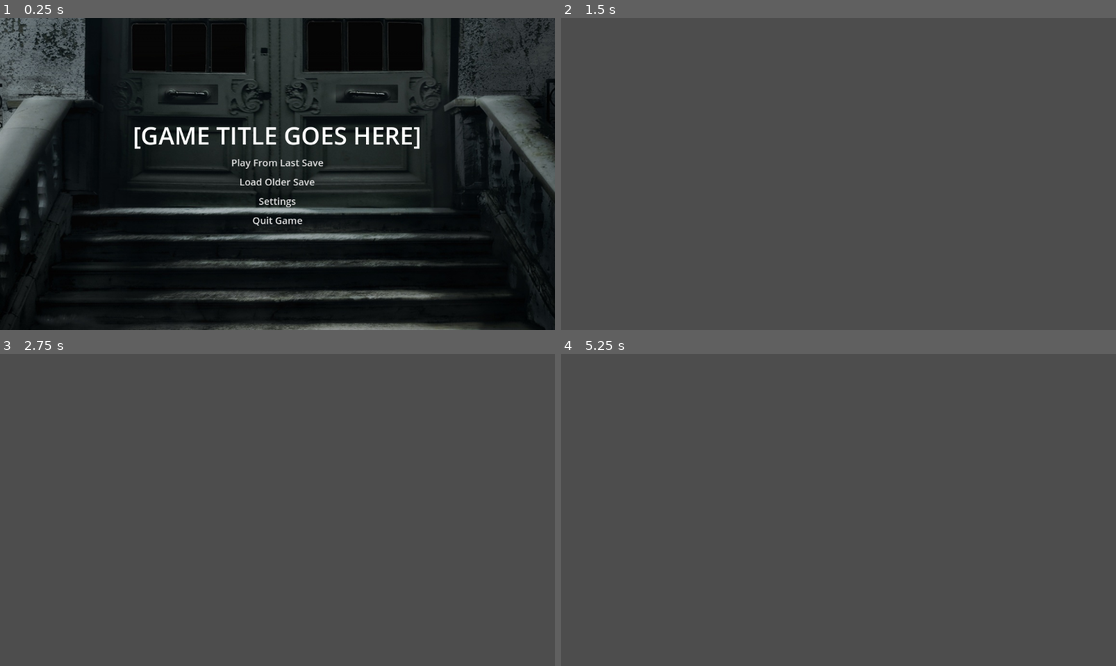
Above: before the commit, frames 1-4 (two rows, left to right).
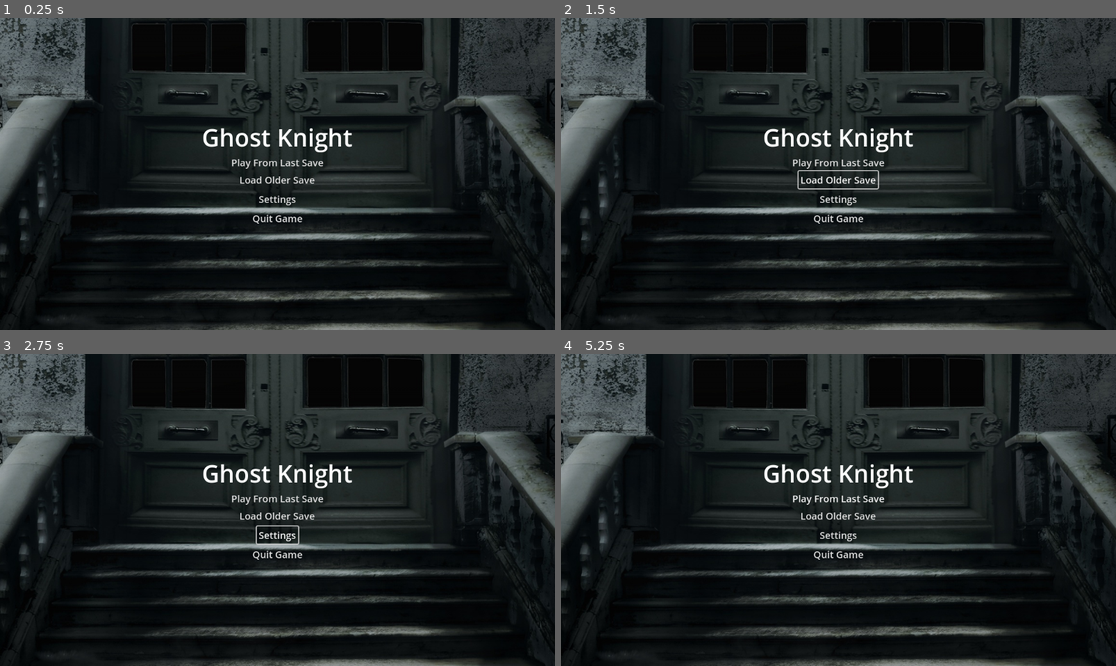
Above: after the commit, the same moments.

Repository: michaelfournier064/Ghost-Knight
Game: Godot game, scene res://Scenes/titleScreen.tscn
Two runs of this game, one before a commit and one after it. Both use one fixed random seed, a clock stepped at 60 frames per second and the inputs below.
Inputs (mouse positions are in pixels of both pictures, inside the frame that each line leads up to):
- Up to frame 1 (0.25 s): no input
- Up to frame 2 (1.5 s): click "Play From Last Save" at 0.5 s; click (838, 180) at 1.25 s, where only the run after the commit has a clickable "Load Older Save"
- Up to frame 3 (2.75 s): click (277, 534) at 2 s, where only the run after the commit has a clickable "Settings"
- Up to frame 4 (5.25 s): move the mouse to (960, 494) at 2.77 s; hold Right (ui_right) 2.78-3.53 s; click (960, 494) at 2.92 s; move the mouse to (727, 525) at 3.52 s; hold Down (ui_down) 3.53-4.28 s; click (727, 525) at 3.67 s; move the mouse to (894, 441) at 4.27 s; hold Right (ui_right) 4.28-5.03 s; click (894, 441) at 4.42 s; move the mouse to (810, 572) at 5.02 s; hold Up (ui_up) from 5.03 s (still down); click (810, 572) at 5.17 s

The runs differ from the first frame. In frame 1, 2.1% of the frame differs, in the area x 24-76%, y 34-67%; in frame 2, 92%; in frame 3, 92%; in frame 4, 92%, in the area x 0-100%, y 0-100%.

Commit message:
feat(TitleScreen): Buttons clickable area is now only as far as the text of the label extends.

Diff:
--- /dev/null
+++ b/Code/customButton.gd
@@ -0,0 +1,52 @@
+extends Control
+@export var text: String = "Button"
+@export var font: Font
+
+signal custom_pressed
+
+var label: Label
+
+func _ready() -> void:
+	print("CustomButton _ready() called")
+	# Create and configure the label.
+	label = Label.new()
+	label.text = text
+	if font:
+		label.add_theme_font_override("font", font)
+	else:
+		var default_font = get_theme_font("font")
+		if default_font:
+			label.add_theme_font_override("font", default_font)
+		else:
+			print("Warning: No default theme font found.")
+	add_child(label)
+
+	# Compute the text size using the effective font.
+	var effective_font = font if font != null else get_theme_font("font")
+	if effective_font == null:
+		push_error("No effective font available for CustomButton!")
+		return
+	var text_size: Vector2 = effective_font.get_string_size(text)
+
+	# Set the label's size to match exactly the size the text takes up.
+	label.rect_min_size = text_size
+	label.rect_size = text_size
+
+	# Center the label inside this control by setting anchors and pivot_offset.
+	label.anchor_left = 0.5
+	label.anchor_top = 0.5
+	label.anchor_right = 0.5
+	label.anchor_bottom = 0.5
+	label.pivot_offset = text_size / 2.0
+
+	# Set this control's minimum size to match the label's text size.
+	self.custom_minimum_size = text_size
+
+func _gui_input(event: InputEvent) -> void:
+	if event is InputEventMouseButton and event.pressed and event.button_index == MOUSE_BUTTON_LEFT:
+		var local_mouse: Vector2 = get_local_mouse_position()
+		# Use the label's own position and size to determine the clickable area.
+		var clickable_rect: Rect2 = Rect2(label.rect_position, label.rect_size)
+		if clickable_rect.has_point(local_mouse):
+			emit_signal("custom_pressed")
+			event.accept()
--- /dev/null
+++ b/Code/quitGame.gd
@@ -0,0 +1,8 @@
+extends Button
+
+func _ready() -> void:
+	# Connect the pressed signal to our custom method.
+	self.pressed.connect(_on_quit_button_pressed)
+
+func _on_quit_button_pressed() -> void:
+	get_tree().quit()
--- /dev/null
+++ b/Code/titleScreen.gd
@@ -0,0 +1,44 @@
+extends Control
+
+@onready var background_music: AudioStreamPlayer = $BackgroundMusic
+@onready var v_box_container: VBoxContainer = $MarginContainer/VBoxContainer
+@onready var game_title: Label = $MarginContainer/VBoxContainer/gameTitle
+# Assuming you’ve replaced standard Buttons with your custom button scenes
+@onready var play: Control = $MarginContainer/VBoxContainer/PlayButton
+@onready var load_button: Control = $MarginContainer/VBoxContainer/LoadButton
+@onready var settings: Control = $MarginContainer/VBoxContainer/SettingsButton
+@onready var quit: Control = $MarginContainer/VBoxContainer/QuitButton
+@onready var click_sound: AudioStreamPlayer = $clickSound
+
+func _ready() -> void:
+	# Adjust game title size.
+	game_title.add_theme_font_size_override("font_size", 50)
+
+	# Connect signals using Callables.
+	play.connect("pressed", Callable(self, "_on_play_pressed"))
+	load_button.connect("pressed", Callable(self, "_on_load_pressed"))
+	settings.connect("pressed", Callable(self, "_on_settings_pressed"))
+	quit.connect("pressed", Callable(self, "_on_quit_pressed"))
+
+	# Optionally, connect mouse_entered signals for playing a click sound.
+	play.connect("mouse_entered", Callable(self, "_on_button_mouse_entered"))
+	load_button.connect("mouse_entered", Callable(self, "_on_button_mouse_entered"))
+	settings.connect("mouse_entered", Callable(self, "_on_button_mouse_entered"))
+	quit.connect("mouse_entered", Callable(self, "_on_button_mouse_entered"))
+
+func _on_play_pressed() -> void:
+	print("Play button pressed.")
+
+func _on_load_pressed() -> void:
+	print("Load button pressed.")
+
+func _on_settings_pressed() -> void:
+	print("Settings button pressed.")
+
+func _on_quit_pressed() -> void:
+	get_tree().quit()
+
+func _on_button_mouse_entered() -> void:
+	if click_sound.playing:
+		click_sound.stop()
+	click_sound.play()
--- a/Code/title_screen.gd
+++ /dev/null
@@ -1,35 +0,0 @@
-extends Control
-
-@onready var v_box_container: VBoxContainer = $MarginContainer/VBoxContainer
-@onready var game_title: Label = $MarginContainer/VBoxContainer/gameTitle
-@onready var play: Button = $MarginContainer/VBoxContainer/play
-@onready var load: Button = $MarginContainer/VBoxContainer/load
-@onready var settings: Button = $MarginContainer/VBoxContainer/settings
-@onready var quit: Button = $MarginContainer/VBoxContainer/quit
-
-func _ready() -> void:
-	# Adjust game title size
-	game_title.add_theme_font_size_override("font_size", 50)
-	# Adjust button font sizes
-	play.add_theme_font_size_override("font_size", 20)
-	load.add_theme_font_size_override("font_size", 20)
-	settings.add_theme_font_size_override("font_size", 20)
-	quit.add_theme_font_size_override("font_size", 20)
-
-	# Connect button signals
-	play.pressed.connect(_on_play_pressed)
-	load.pressed.connect(_on_load_pressed)
-	settings.pressed.connect(_on_settings_pressed)
-	quit.pressed.connect(_on_quit_pressed)
-
-func _on_play_pressed() -> void:
-	get_tree().change_scene_to_file("res://Scenes/player.tscn")
-
-func _on_load_pressed() -> void:
-	print("Load button pressed.")
-
-func _on_settings_pressed() -> void:
-	print("Settings button pressed.")
-
-func _on_quit_pressed() -> void:
-	get_tree().quit()
--- /dev/null
+++ b/Scenes/CustomButton.tscn
@@ -0,0 +1,9 @@
+[gd_scene load_steps=2 format=3 uid="uid://cym2n8ot4575o"]
+
+[ext_resource type="Script" uid="uid://c570phga3f6lr" path="res://Code/customButton.gd" id="1"]
+
+[node name="CustomButton" type="Control"]
+custom_minimum_size = Vector2(100, 30)
+layout_mode = 3
+anchors_preset = 0
+script = ExtResource("1")
--- a/Scenes/titleScreen.tscn
+++ b/Scenes/titleScreen.tscn
@@ -1,7 +1,55 @@
-[gd_scene load_steps=3 format=3 uid="uid://drja3i82khked"]
+[gd_scene load_steps=5 format=3 uid="uid://hjixmihtvesy"]
 
-[ext_resource type="Script" path="res://Code/title_screen.gd" id="1_u3bu6"]
 [ext_resource type="Texture2D" uid="uid://8868ej6g8bqb" path="res://Assets/haunted-house-1603186638OAd.jpg" id="2_jmir7"]
+[ext_resource type="AudioStream" uid="uid://dw3jm70ayjkhb" path="res://Assets/horror-background-music-302076.mp3" id="3_j2hnd"]
+[ext_resource type="AudioStream" uid="uid://djcndhdv4wq52" path="res://Assets/click_sound.mp3" id="4_clicksound"]
+
+[sub_resource type="GDScript" id="1"]
+script/source = "extends Control
+
+@onready var background_music: AudioStreamPlayer = $backgroundMusic
+@onready var click_sound: AudioStreamPlayer = $clickSound
+@onready var v_box_container: VBoxContainer = $MarginContainer/VBoxContainer
+@onready var game_title: Label = $MarginContainer/VBoxContainer/gameTitle
+@onready var play: Button = $MarginContainer/VBoxContainer/play
+@onready var load_button: Button = $MarginContainer/VBoxContainer/load_button
+@onready var settings: Button = $MarginContainer/VBoxContainer/settings
+@onready var quit: Button = $MarginContainer/VBoxContainer/quit
+
+func _ready() -> void:
+	# Adjust game title size
+	game_title.add_theme_font_size_override(\"font_size\", 50)
+	# Adjust button font sizes
+	play.add_theme_font_size_override(\"font_size\", 20)
+	load_button.add_theme_font_size_override(\"font_size\", 20)
+	settings.add_theme_font_size_override(\"font_size\", 20)
+	quit.add_theme_font_size_override(\"font_size\", 20)
+
+	# Remove button styles for a flat appearance
+	var empty_style := StyleBoxEmpty.new()
+	play.add_theme_stylebox_override(\"normal\", empty_style)
+	play.add_theme_stylebox_override(\"hover\", empty_style)
+	play.add_theme_stylebox_override(\"pressed\", empty_style)
+	play.add_theme_stylebox_override(\"focus\", empty_style)
+
+func _on_play_pressed() -> void:
+	await get_tree().create_timer(0.1).timeout  # Short delay for button sound
+	print(\"Play button pressed.\")
+
+func _on_load_pressed() -> void:
+	print(\"Load button pressed.\")
+
+func _on_settings_pressed() -> void:
+	print(\"Settings button pressed.\")
+
+func _on_quit_pressed() -> void:
+	get_tree().quit()
+
+func _on_button_mouse_entered() -> void:
+	if click_sound.playing:
+		click_sound.stop()
+	click_sound.play()
+"
 
 [node name="titleScreen" type="Control"]
 layout_mode = 3
@@ -12,7 +60,7 @@
 anchor_bottom = 0.5
 grow_horizontal = 2
 grow_vertical = 2
-script = ExtResource("1_u3bu6")
+script = SubResource("1")
 
 [node name="MarginContainer" type="MarginContainer" parent="."]
 layout_mode = 1
@@ -40,31 +88,48 @@
 [node name="gameTitle" type="Label" parent="MarginContainer/VBoxContainer"]
 layout_mode = 2
 theme_override_font_sizes/font_size = 40
-text = "[GAME TITLE GOES HERE]"
+text = "Ghost Knight"
 horizontal_alignment = 1
 
 [node name="play" type="Button" parent="MarginContainer/VBoxContainer"]
 layout_mode = 2
+size_flags_horizontal = 4
 theme_override_font_sizes/font_size = 20
 text = "Play From Last Save"
 flat = true
 
-[node name="load" type="Button" parent="MarginContainer/VBoxContainer"]
+[node name="load_button" type="Button" parent="MarginContainer/VBoxContainer"]
 layout_mode = 2
+size_flags_horizontal = 4
 text = "Load Older Save"
 flat = true
 
 [node name="settings" type="Button" parent="MarginContainer/VBoxContainer"]
 layout_mode = 2
+size_flags_horizontal = 4
 text = "Settings"
 flat = true
 
 [node name="quit" type="Button" parent="MarginContainer/VBoxContainer"]
 layout_mode = 2
+size_flags_horizontal = 4
 text = "Quit Game"
 flat = true
 
+[node name="backgroundMusic" type="AudioStreamPlayer" parent="."]
+stream = ExtResource("3_j2hnd")
+volume_db = -19.048
+pitch_scale = 0.73
+autoplay = true
+
+[node name="clickSound" type="AudioStreamPlayer" parent="."]
+stream = ExtResource("4_clicksound")
+
+[connection signal="mouse_entered" from="MarginContainer/VBoxContainer/play" to="." method="_on_button_mouse_entered"]
 [connection signal="pressed" from="MarginContainer/VBoxContainer/play" to="." method="_on_play_pressed"]
-[connection signal="pressed" from="MarginContainer/VBoxContainer/load" to="." method="_on_load_pressed"]
+[connection signal="mouse_entered" from="MarginContainer/VBoxContainer/load_button" to="." method="_on_button_mouse_entered"]
+[connection signal="pressed" from="MarginContainer/VBoxContainer/load_button" to="." method="_on_load_pressed"]
+[connection signal="mouse_entered" from="MarginContainer/VBoxContainer/settings" to="." method="_on_button_mouse_entered"]
 [connection signal="pressed" from="MarginContainer/VBoxContainer/settings" to="." method="_on_settings_pressed"]
+[connection signal="mouse_entered" from="MarginContainer/VBoxContainer/quit" to="." method="_on_button_mouse_entered"]
 [connection signal="pressed" from="MarginContainer/VBoxContainer/quit" to="." method="_on_quit_pressed"]
--- a/project.godot
+++ b/project.godot
@@ -11,8 +11,8 @@
 [application]
 
 config/name="Software Engineering Game"
-run/main_scene="res://Scenes/titleScreen.tscn"
-config/features=PackedStringArray("4.3", "Forward Plus")
+run/main_scene="res://Scenes/TitleScreen.tscn"
+config/features=PackedStringArray("4.4", "Forward Plus")
 
 [rendering]
 
Not shown, added: Assets/click_sound.mp3.import
Not shown, added: Assets/horror-background-music-302076.mp3.import
Not shown, added: Code/customButton.gd.uid
Not shown, added: Code/player.gd.uid
Not shown, added: Code/quitGame.gd.uid
Not shown, added: Code/titleScreen.gd.uid
Not shown: 1 places in Scenes/player.tscn that only renumber resources
Not shown, added: Assets/click_sound.mp3
Not shown, added: Assets/horror-background-music-302076.mp3
